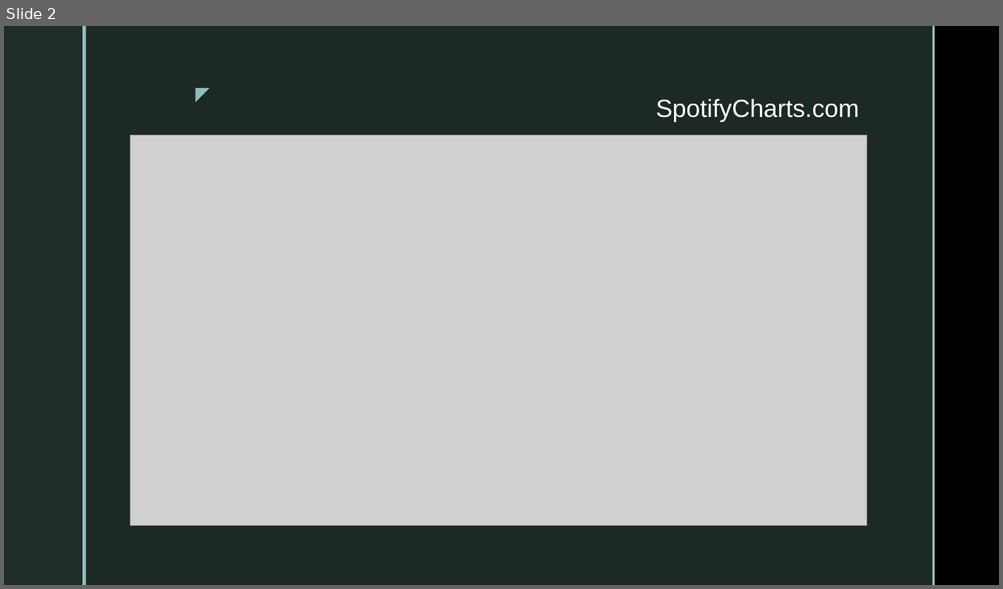
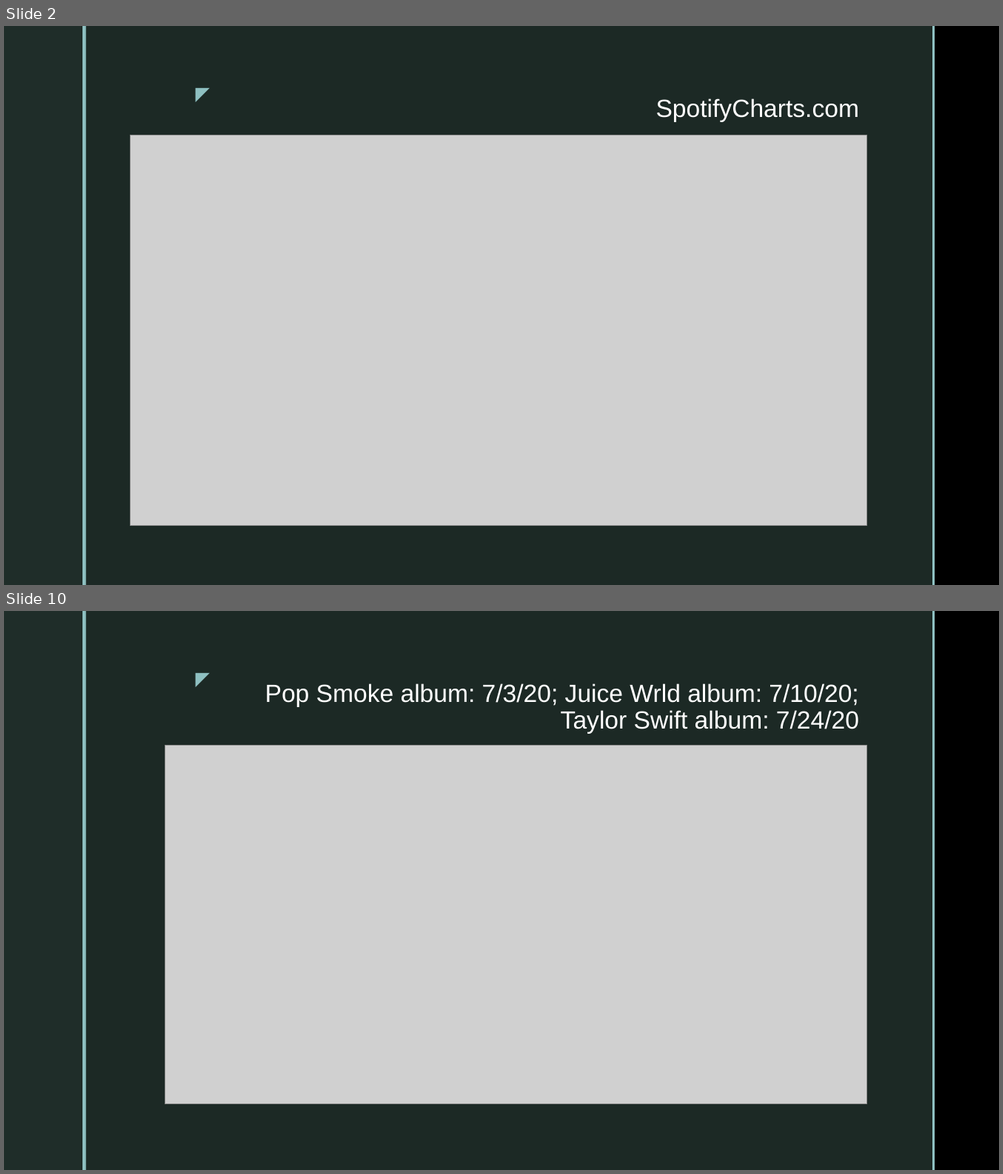
Before and after one commit to dynacao/streaming_spotify, a slide deck: presentation_spotify_YC.pptx. Shown one above the other, each under a label of ours: slide 2 before the commit, slides 2 and 10 after it; the slides between them are not shown. The pictures are 1003x589 and 1003x1174 pixels, drawn with LibreOffice and Linux fonts; fonts in the diff are those of the drawing; grey boxes stand for pictures; background and template pictures are left out. Boxes give left, top, right and bottom in pixels: in the first picture for what was removed or moved away, otherwise in the second. Text is boxed around its words. In the diff, an @@ line names an element or a change of style, - is before the commit and + after.

```diff
--- a/presentation_spotify_YC.pptx
+++ b/presentation_spotify_YC.pptx
@@ slide 10 added at box(4, 611, 999, 1170), background picture (left out); not listed: 5 template elements that a slide beside it also shows @@
@@ title added at box(265, 684, 859, 734), 24 pt, text #FFFFFF @@
+Pop Smoke album: 7/3/20; Juice Wrld album: 7/10/20;
+Taylor Swift album: 7/24/20
@@ picture added at box(165, 745, 867, 1105) @@
```
Also in this commit, not shown: 4 slides changed, 7 other slides added, 2 slides removed, 1 other file.
